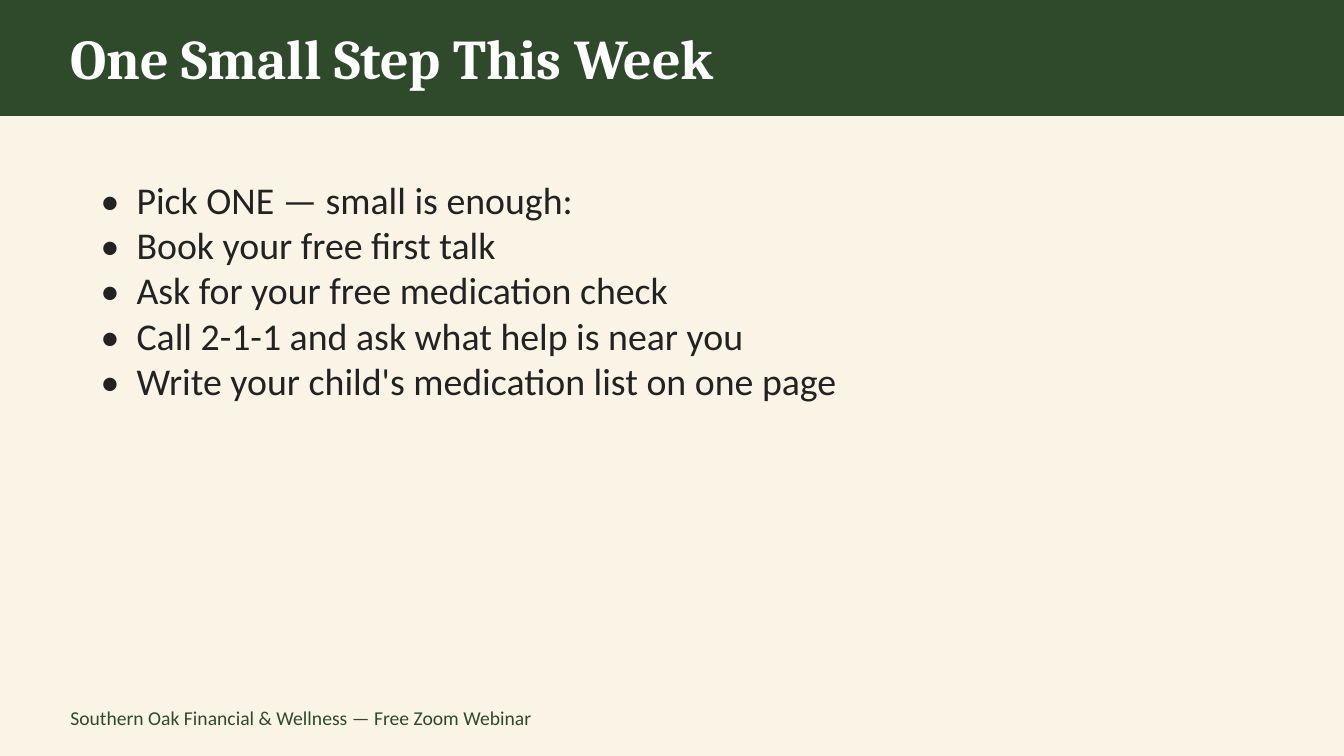
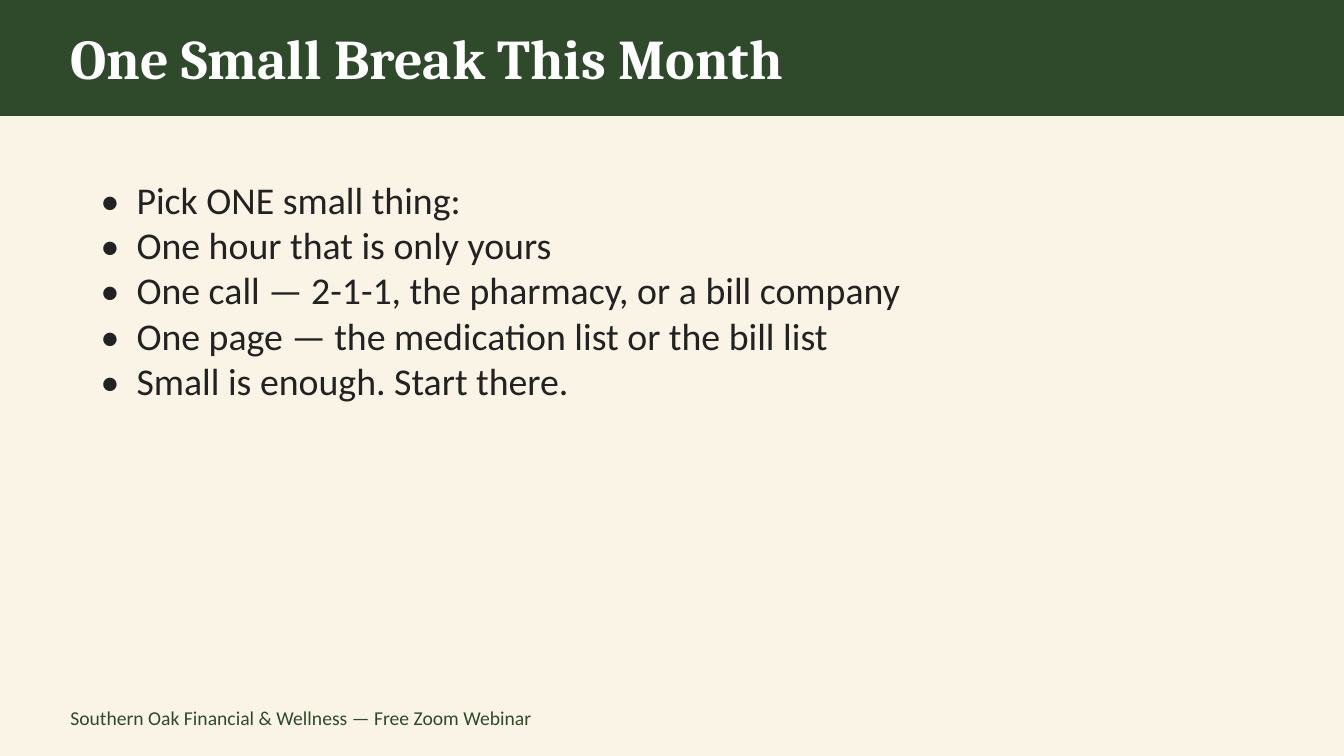
Before and after one commit to southernoakfw-ja/southernoakfw-ja.github.io, a slide deck: slide 11 of assets/Caregiver-Webinar-Nov13.pptx (slide 12 before the commit). Drawn at 1344x756 pixels with LibreOffice and Linux fonts; fonts in the diff are those of the drawing. Boxes give left, top, right and bottom in pixels: in the first picture for what was removed or moved away, otherwise in the second. Text is boxed around its words. In the diff, an @@ line names an element or a change of style, - is before the commit and + after.

```diff
--- a/assets/Caregiver-Webinar-Nov13.pptx
+++ b/assets/Caregiver-Webinar-Nov13.pptx
@@ text at (x1=70, y1=40, x2=783, y2=80): text changed @@
-One Small Step This Week
+One Small Break This Month
@@ text at (x1=137, y1=187, x2=900, y2=402): text changed @@
-• Pick ONE — small is enough:
-• Book your free first talk
-• Ask for your free medication check
-• Call 2-1-1 and ask what help is near you
-• Write your child's medication list on one page
+• Pick ONE small thing:
+• One hour that is only yours
+• One call — 2-1-1, the pharmacy, or a bill company
+• One page — the medication list or the bill list
+• Small is enough. Start there.
```
Also in this commit, not shown: 7 other slides changed, 3 slides added, 4 slides removed, 6 other files.
